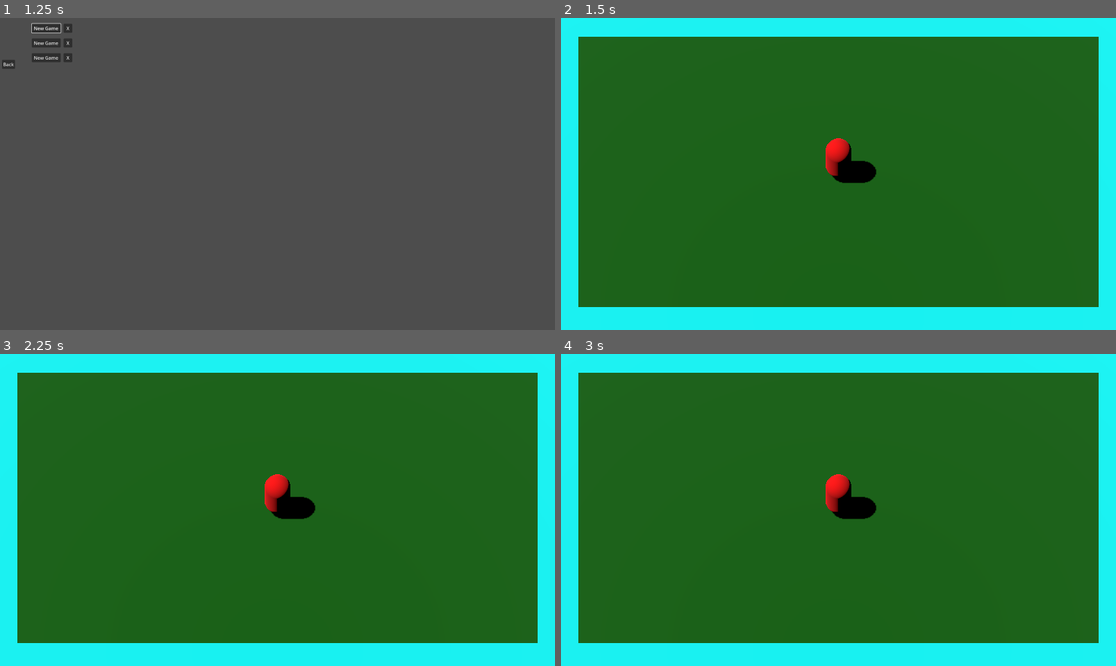
Above: before the commit, frames 1-4 (two rows, left to right).
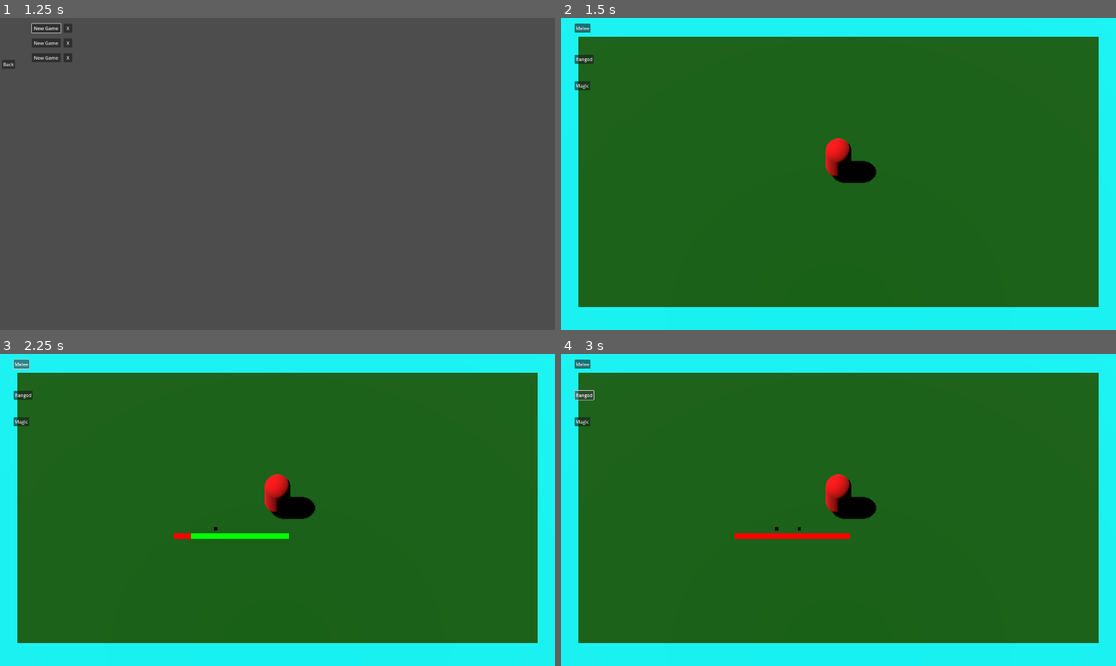
Above: after the commit, the same moments.

Repository: lucasfo/roulette-adventure-3d
Game: Godot game, scene res://extra_scenes/menu/menu.tscn
Same seed, same stepped clock (60 frames per second), same inputs: the game is played once before the commit and once after it.
Inputs (mouse positions are in pixels of both pictures, inside the frame that each line leads up to):
- Up to frame 1 (1.25 s): click "Play Game" at 0.5 s
- Up to frame 2 (1.5 s): click "New Game" at 1.25 s
- Up to frame 3 (2.25 s): click (22, 363) at 2 s, where only the run after the commit has a clickable "Melee"
- Up to frame 4 (3 s): click (583, 394) at 2.75 s, where only the run after the commit has a clickable "Ranged"

Frame 1 is identical in both runs. In frame 2, 0.3% of the frame differs, in the area x 2-6%, y 1-24%; in frame 3, 0.7%; in frame 4, 0.7%, in the area x 2-53%, y 1-60%.

Commit message:
Add visual bar
Signed-off-by: Lucas Fernandes de Oliveira <lfoliveira@inf.ufpr.br>

Diff:
--- /dev/null
+++ b/game/autoload/dungeon_gwi/dungeon_gwi.gd
@@ -0,0 +1,10 @@
+extends Node
+
+signal attr_entered(attr: Enums.Attribute)
+signal roullete_data_entered(data: RoulleteData)
+
+func send_attr(attr: Enums.Attribute) -> void:
+	self.attr_entered.emit(attr)
+
+func send_roullete_data(data: RoulleteData) -> void:
+	self.roullete_data_entered.emit(data)
--- /dev/null
+++ b/game/autoload/dungeon_gwi/dungeon_gwi.tscn
@@ -0,0 +1,6 @@
+[gd_scene load_steps=2 format=3 uid="uid://crw0evx6cfdu6"]
+
+[ext_resource type="Script" uid="uid://buqhdkqshtg67" path="res://autoload/dungeon_gwi/dungeon_gwi.gd" id="1_uivf6"]
+
+[node name="DungeonGWI" type="Node"]
+script = ExtResource("1_uivf6")
--- /dev/null
+++ b/game/main/gui/dungeon_gui/dungeon_gui.gd
@@ -0,0 +1,39 @@
+extends Control
+
+@export var roullete_scene: PackedScene
+
+func _ready() -> void:
+	DungeonGWI.roullete_data_entered.connect(_on_roullete_data_entered)
+
+func _input(event: InputEvent) -> void:
+	var attr: Enums.Attribute = Enums.Attribute.NONE
+
+	if event.is_action_pressed("melee_atk"):
+		attr = Enums.Attribute.MELEE
+	elif event.is_action_pressed("ranged_atk"):
+		attr = Enums.Attribute.RANGED
+	elif event.is_action_pressed("magic_atk"):
+		attr = Enums.Attribute.MAGIC
+
+	if attr != Enums.Attribute.NONE:
+		DungeonGWI.send_attr(attr)
+
+func _on_melee_pressed() -> void:
+	DungeonGWI.send_attr(Enums.Attribute.MELEE)
+
+func _on_ranged_pressed() -> void:
+	DungeonGWI.send_attr(Enums.Attribute.RANGED)
+
+func _on_magic_pressed() -> void:
+	DungeonGWI.send_attr(Enums.Attribute.MAGIC)
+
+func _on_roullete_data_entered(data: RoulleteData):
+	var roullete: Roullete = self.roullete_scene.instantiate() as Roullete
+	roullete.spin_finished.connect(_on_roullete_spin_finished)
+	self.add_child(roullete)
+	roullete.position = Vector2(600, 600) #FIXME
+	roullete.set_data(data)
+	roullete.spin()
+
+func _on_roullete_spin_finished():
+	self.get_tree().change_scene_to_file("res://extra_scenes/menu/menu.tscn")
--- /dev/null
+++ b/game/main/gui/dungeon_gui/dungeon_gui.tscn
@@ -0,0 +1,42 @@
+[gd_scene load_steps=3 format=3 uid="uid://c6c7107qfbr40"]
+
+[ext_resource type="Script" uid="uid://bpifmpgh6iao7" path="res://main/gui/dungeon_gui/dungeon_gui.gd" id="1_qv7in"]
+[ext_resource type="PackedScene" uid="uid://brdmnre144m3k" path="res://main/gui/dungeon_gui/roullete/roullete.tscn" id="2_yrlag"]
+
+[node name="DungeonGUI" type="Control"]
+layout_mode = 3
+anchors_preset = 15
+anchor_right = 1.0
+anchor_bottom = 1.0
+grow_horizontal = 2
+grow_vertical = 2
+script = ExtResource("1_qv7in")
+roullete_scene = ExtResource("2_yrlag")
+
+[node name="Melee" type="Button" parent="."]
+layout_mode = 0
+offset_left = 47.0
+offset_top = 20.0
+offset_right = 102.0
+offset_bottom = 51.0
+text = "Melee"
+
+[node name="Ranged" type="Button" parent="."]
+layout_mode = 0
+offset_left = 47.0
+offset_top = 127.0
+offset_right = 113.0
+offset_bottom = 158.0
+text = "Ranged"
+
+[node name="Magic" type="Button" parent="."]
+layout_mode = 0
+offset_left = 47.0
+offset_top = 219.0
+offset_right = 101.0
+offset_bottom = 250.0
+text = "Magic"
+
+[connection signal="pressed" from="Melee" to="." method="_on_melee_pressed"]
+[connection signal="pressed" from="Ranged" to="." method="_on_ranged_pressed"]
+[connection signal="pressed" from="Magic" to="." method="_on_magic_pressed"]
--- /dev/null
+++ b/game/main/gui/dungeon_gui/roullete/roullete.gd
@@ -0,0 +1,43 @@
+extends Control
+
+class_name Roullete
+
+signal spin_finished
+
+@onready var win_bar: ColorRect = $WinBar
+@onready var loss_bar: ColorRect = $LossBar
+@onready var marker: ColorRect = $Marker
+
+const BASE_UNIT: int = 20
+
+var roullete_data: RoulleteData = null
+
+func set_data(data: RoulleteData) -> void:
+	var x_limit: int = BASE_UNIT*(data.base - data.win_n)
+	loss_bar.position.x = 0
+	loss_bar.size.x = x_limit
+	win_bar.position.x = x_limit
+	win_bar.size.x = BASE_UNIT*data.win_n
+	self.roullete_data = data
+
+func spin() -> void:
+	var base: int = self.roullete_data.base
+	var marker_start: float = BASE_UNIT/4.0
+	var marker_end: float = (base-1) * BASE_UNIT - marker_start
+	var marker_final: float = self.roullete_data.roll * BASE_UNIT - marker_start
+	var time: float = float(self.roullete_data.roll)/float(base-1)
+
+	marker.position.x = marker_start
+	var tween: Tween = self.get_tree().create_tween()
+	tween.tween_property(marker, "position:x", marker_end, 0.5)
+	tween.tween_property(marker, "position:x", marker_start, 0)
+	tween.tween_property(marker, "position:x", marker_end, 0.75)
+	tween.tween_property(marker, "position:x", marker_start, 0)
+	tween.tween_property(marker, "position:x", marker_end, 1)
+	tween.tween_property(marker, "position:x", marker_start, 0)
+	tween.tween_property(marker, "position:x", marker_final, time)
+	tween.tween_callback(self._on_spin_tween_end).set_delay(1)
+
+func _on_spin_tween_end() -> void:
+	self.spin_finished.emit()
+	self.queue_free()
--- /dev/null
+++ b/game/main/gui/dungeon_gui/roullete/roullete.tscn
@@ -0,0 +1,34 @@
+[gd_scene load_steps=2 format=3 uid="uid://brdmnre144m3k"]
+
+[ext_resource type="Script" uid="uid://bgad07c0bit0h" path="res://main/gui/dungeon_gui/roullete/roullete.gd" id="1_dgp14"]
+
+[node name="Roullete" type="Control"]
+layout_mode = 3
+anchors_preset = 15
+anchor_right = 1.0
+anchor_bottom = 1.0
+grow_horizontal = 2
+grow_vertical = 2
+script = ExtResource("1_dgp14")
+
+[node name="WinBar" type="ColorRect" parent="."]
+layout_mode = 0
+offset_top = 20.0
+offset_right = 20.0
+offset_bottom = 40.0
+color = Color(0, 1, 0, 1)
+
+[node name="LossBar" type="ColorRect" parent="."]
+layout_mode = 0
+offset_left = 20.0
+offset_top = 20.0
+offset_right = 40.0
+offset_bottom = 40.0
+color = Color(1, 0, 0, 1)
+
+[node name="Marker" type="ColorRect" parent="."]
+layout_mode = 0
+offset_left = 5.0
+offset_right = 15.0
+offset_bottom = 10.0
+color = Color(0, 0, 0, 1)
--- /dev/null
+++ b/game/main/gui/dungeon_gui/roullete/roullete_data.gd
@@ -0,0 +1,12 @@
+extends RefCounted
+
+class_name RoulleteData
+
+var base: int = 0
+var win_n: int = 0
+var roll: int = 0
+
+func _init(base_inp: int, win_n_inp: int, roll_inp: int) -> void:
+	self.base = base_inp
+	self.win_n = win_n_inp
+	self.roll = roll_inp
--- a/game/main/gui/gui.tscn
+++ b/game/main/gui/gui.tscn
@@ -1,6 +1,7 @@
-[gd_scene load_steps=2 format=3 uid="uid://uq1pxvocg85p"]
+[gd_scene load_steps=3 format=3 uid="uid://uq1pxvocg85p"]
 
 [ext_resource type="Script" uid="uid://bk2wy7y6m5jy4" path="res://main/gui/gui.gd" id="1_dlwpw"]
+[ext_resource type="PackedScene" uid="uid://c6c7107qfbr40" path="res://main/gui/dungeon_gui/dungeon_gui.tscn" id="2_dth5c"]
 
 [node name="GUI" type="Control"]
 layout_mode = 3
@@ -10,3 +11,6 @@
 grow_horizontal = 2
 grow_vertical = 2
 script = ExtResource("1_dlwpw")
+
+[node name="DungeonGUI" parent="." instance=ExtResource("2_dth5c")]
+layout_mode = 1
--- a/game/main/world/dungeon/dungeon.gd
+++ b/game/main/world/dungeon/dungeon.gd
@@ -3,22 +3,13 @@
 @onready var player: Player = $PlayerAvatar.player
 @onready var encounter: Encounter = $EncounterFactory.create_encounter()
 
-func _input(event: InputEvent) -> void:
-	var attr: Enums.Attribute = Enums.Attribute.NONE
-
-	if event.is_action_pressed("melee_atk"):
-		attr = Enums.Attribute.MELEE
-	elif event.is_action_pressed("ranged_atk"):
-		attr = Enums.Attribute.RANGED
-	elif event.is_action_pressed("magic_atk"):
-		attr = Enums.Attribute.MAGIC
-
-	if attr != Enums.Attribute.NONE:
-		self.run_turn(attr)
+func _ready() -> void:
+	DungeonGWI.attr_entered.connect(run_turn)
 
 func run_turn(attr: Enums.Attribute) -> void:
 	const BASE_ROLL: int = 20
-	var win_n: int = BASE_ROLL + player.attr_power(attr) - encounter.challenge
+	var win_unb: int = BASE_ROLL + player.attr_power(attr) - encounter.challenge
+	var win_n: int = max(min(BASE_ROLL, win_unb), 0)
 	var win_odds: float = float(max(win_n, 0))/float(BASE_ROLL)
 
 	var dice_roll: int  = randi() % BASE_ROLL
@@ -43,4 +34,5 @@
 	print("Dice roll: %d" % dice_roll)
 	print("Actual roll: %d" % roll)
 	print("Victory: %s" % won)
-	self.get_tree().change_scene_to_file("res://extra_scenes/menu/menu.tscn")
+	DungeonGWI.send_roullete_data(RoulleteData.new(BASE_ROLL, win_n, dice_roll))
+	#self.get_tree().change_scene_to_file("res://extra_scenes/menu/menu.tscn")
--- a/game/project.godot
+++ b/game/project.godot
@@ -18,6 +18,7 @@
 [autoload]
 
 PlayerData="*res://autoload/player_data/player_data.tscn"
+DungeonGWI="*res://autoload/dungeon_gwi/dungeon_gwi.tscn"
 
 [display]
 
Not shown, added: game/autoload/dungeon_gwi/dungeon_gwi.gd.uid
Not shown, added: game/main/gui/dungeon_gui/dungeon_gui.gd.uid
Not shown, added: game/main/gui/dungeon_gui/roullete/roullete.gd.uid
Not shown, added: game/main/gui/dungeon_gui/roullete/roullete_data.gd.uid
